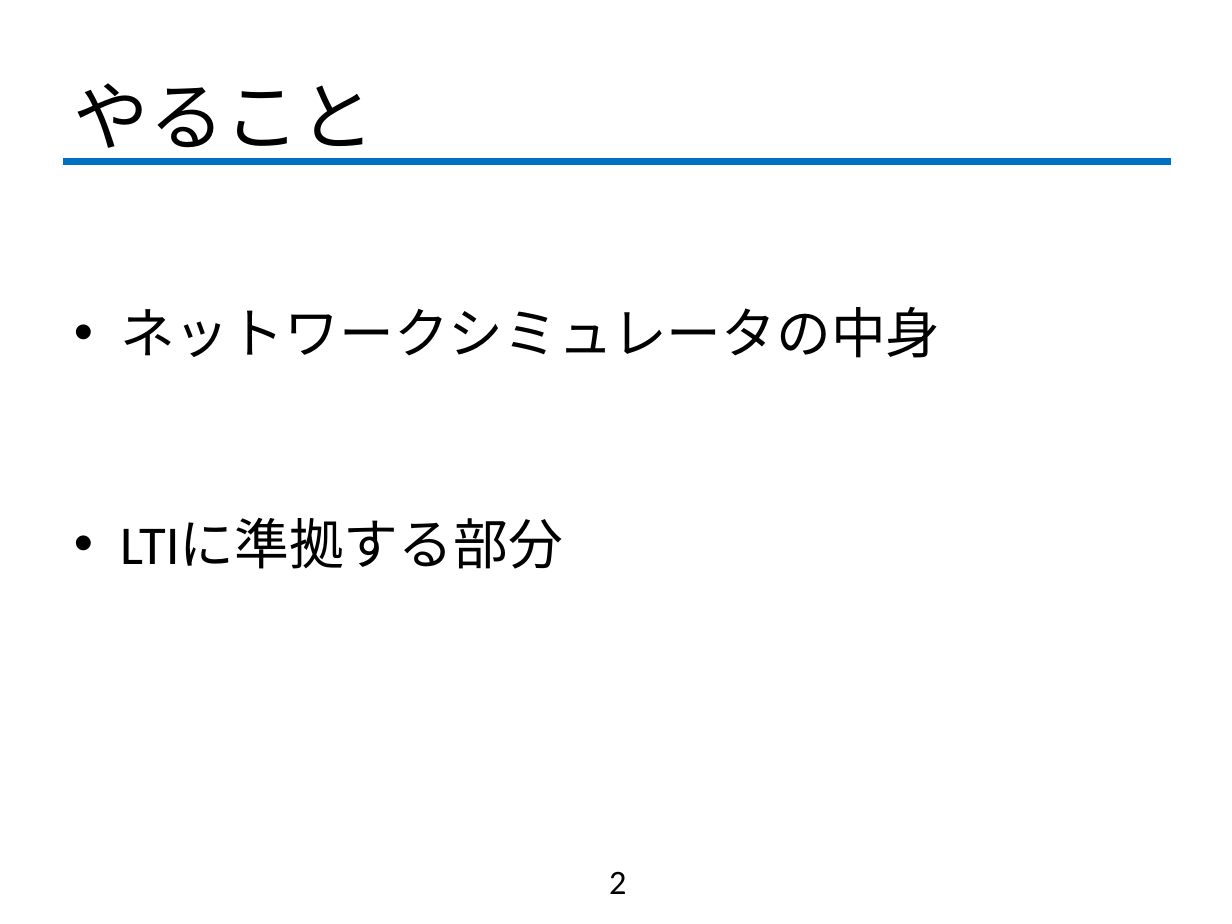
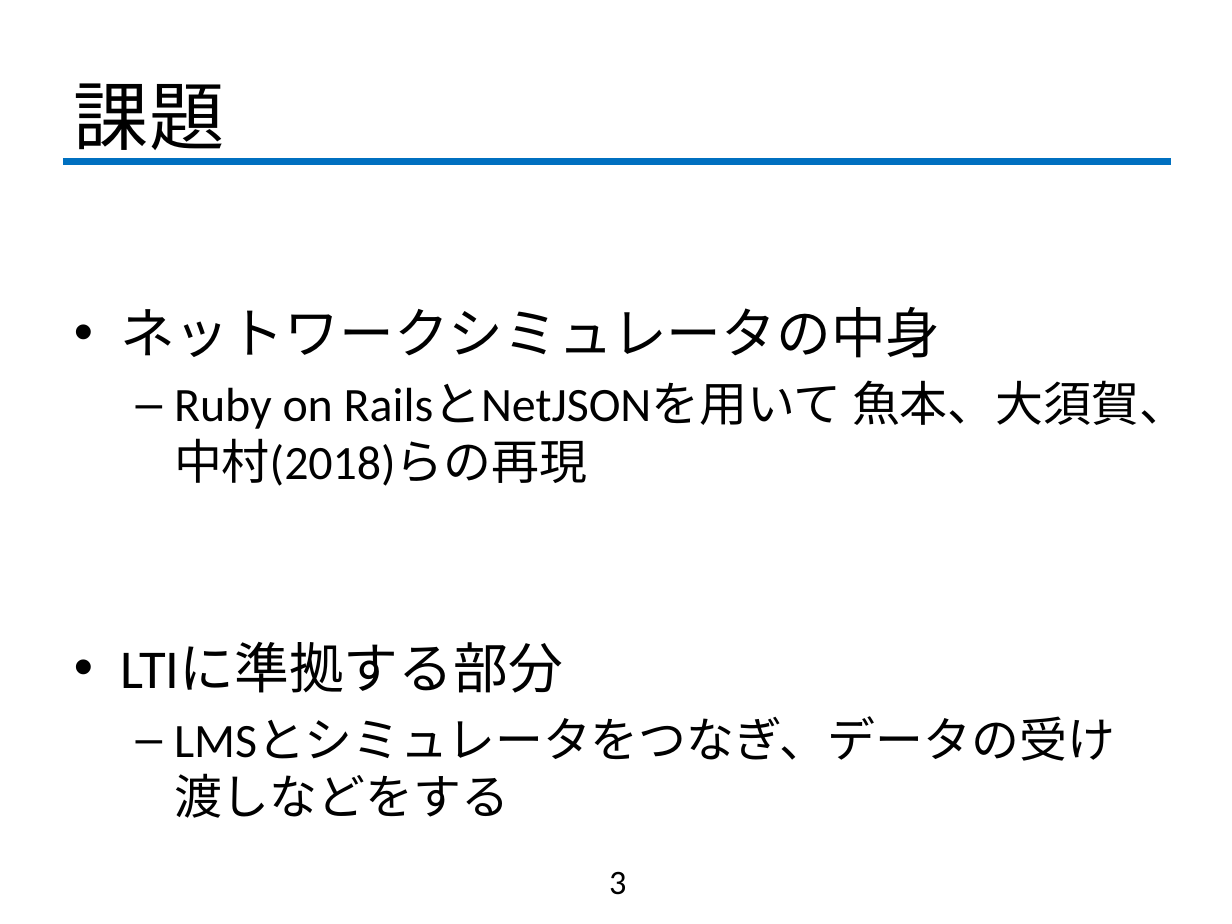
Before and after one commit to fujiLabo/fuji_simu, a slide deck: slide 3 of 0920進捗.pptx (slide 2 before the commit). Drawn at 1232x924 pixels with LibreOffice and Linux fonts; fonts in the diff are those of the drawing; background and template pictures are left out. Boxes give left, top, right and bottom in pixels: in the first picture for what was removed or moved away, otherwise in the second. Text is boxed around its words. In the diff, an @@ line names an element or a change of style, - is before the commit and + after.

```diff
--- a/0920進捗.pptx
+++ b/0920進捗.pptx
@@ title at [74, 83, 225, 163]: text changed @@
-やること
+課題
@@ text at [174, 380, 1187, 486]: paragraph added @@
+  – Ruby on RailsとNetJSONを用いて 魚本、大須賀、中村(2018)らの再現
@@ text at [174, 717, 1115, 818]: paragraph added @@
+  – LMSとシミュレータをつなぎ、データの受け渡しなどをする
@@ page number at [609, 871, 626, 895]: text changed @@
-2
+3
```
Also in this commit, not shown: 1 other slide changed, 1 slide added.
